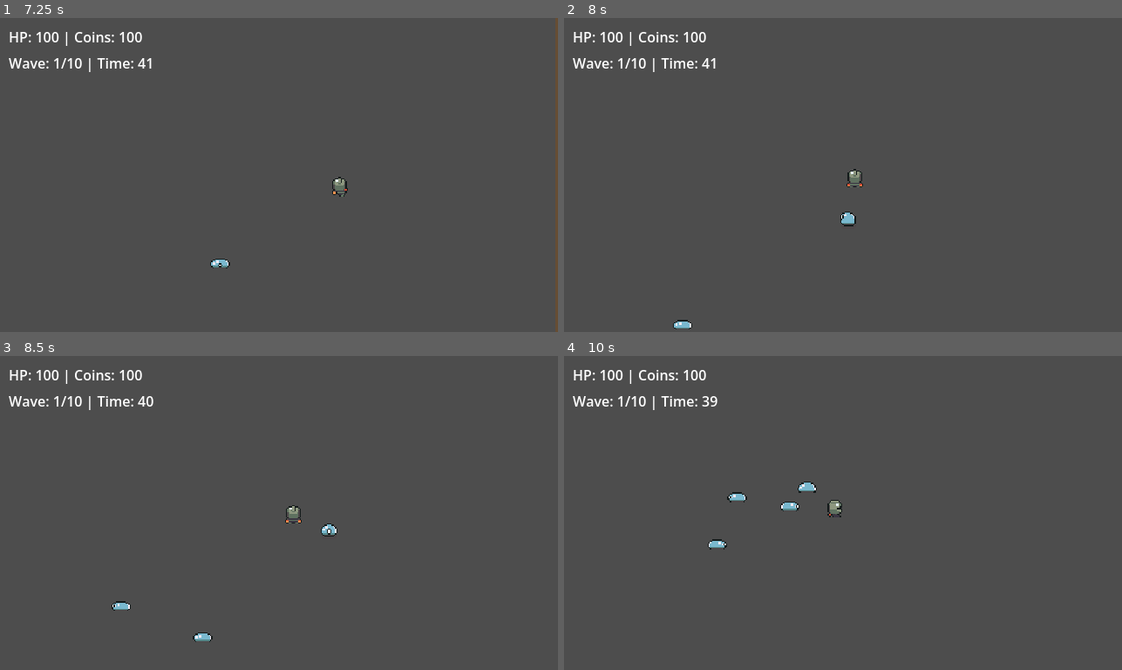
Above: before the commit, frames 1-4 (two rows, left to right).
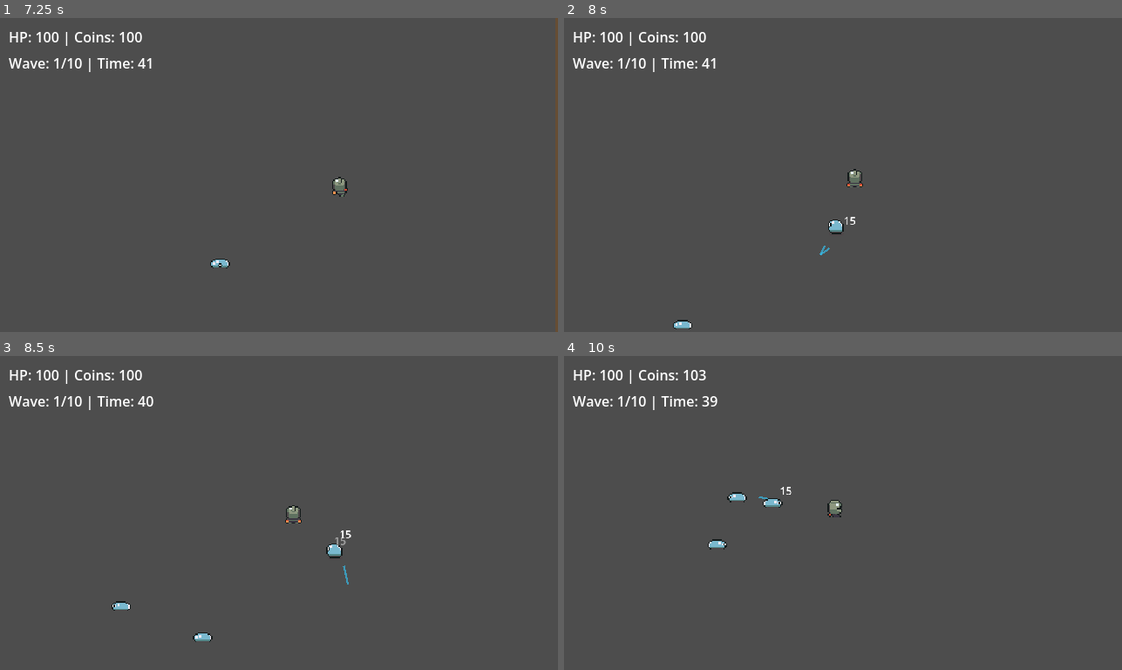
Above: after the commit, the same moments.

Repository: felang/utoland
Game: Godot game, scene res://scenes/ui/start_menu.tscn
Two runs of this game, one before a commit and one after it. Both use one fixed random seed, a clock stepped at 60 frames per second and the inputs below.
Inputs (mouse positions are in pixels of both pictures, inside the frame that each line leads up to):
- Up to frame 1 (7.25 s): click "Start Game" at 0.5 s; click "战士" at 1.25 s; click "回旋镖" at 2 s; click "森林地图" at 2.75 s; click "开始战斗" at 3.5 s; tap Enter at 4.25 s; move the mouse to (401, 159) at 4.27 s; hold D (move_right) 4.28-5.03 s; tap 1 at 4.35 s; click (401, 159) at 4.42 s; move the mouse to (167, 190) at 5.02 s; hold S (move_down) 5.03-5.78 s; tap 2 at 5.1 s; move the mouse to (334, 105) at 5.77 s; hold D (move_right) 5.78-6.53 s; tap 3 at 5.85 s; move the mouse to (251, 237) at 6.52 s; hold W (move_up) from 6.53 s (still down); tap 4 at 6.6 s; click (251, 237) at 6.67 s
- Up to frame 2 (8 s): move the mouse to (1010, 222) at 7.27 s; release W (move_up) at 7.28 s; hold A (move_left) from 7.28 s (still down); tap 1 at 7.35 s
- Up to frame 3 (8.5 s): keep holding A (move_left); move the mouse to (111, 465) at 8.02 s; tap 2 at 8.1 s
- Up to frame 4 (10 s): move the mouse to (870, 513) at 8.77 s; release A (move_left) at 8.78 s; hold S (move_down) 8.78-9.53 s; tap 3 at 8.85 s; click (870, 513) at 8.92 s; move the mouse to (759, 434) at 9.52 s; hold D (move_right) from 9.53 s (still down); tap 4 at 9.6 s

Frame 1 is identical in both runs. In frame 2, 0.2% of the frame differs, in the area x 45-53%, y 61-76%; in frame 3, 0.3%; in frame 4, 0.3%, in the area x 24-46%, y 4-50%.

Commit message:
fix: 修复武器不发射投射物及敌人碰撞空指针崩溃
- Weapon 基类新增 owner_node 属性，由 WeaponManager 在添加武器时注入
  Player 引用，修复子类 get_parent() 返回 WeaponManager(Node) 转型为
  Node2D 时得到 null 导致 fire() 提前返回的根本原因
- enemy.chase_player() 对 get_collider() 返回值增加空指针检查，
  防止碰撞体已释放时调用 is_in_group() 崩溃

Co-Authored-By: Claude Sonnet 4.6 <noreply@anthropic.com>

Diff:
--- a/scripts/entities/enemy.gd
+++ b/scripts/entities/enemy.gd
@@ -65,9 +65,10 @@
 
 		for i in get_slide_collision_count():
 			var collision = get_slide_collision(i)
-			if collision.get_collider().is_in_group("towers"):
+			var collider = collision.get_collider()
+			if collider and collider.is_in_group("towers"):
 				current_state = State.ATTACK_TOWER
-				target_tower = collision.get_collider()
+				target_tower = collider
 				velocity = Vector2.ZERO
 
 func attack_tower(_delta):
--- a/scripts/entities/weapons/boomerang_weapon.gd
+++ b/scripts/entities/weapons/boomerang_weapon.gd
@@ -3,7 +3,6 @@
 extends Weapon
 
 func fire(target: Node2D) -> void:
-	var owner_node: Node2D = get_parent() as Node2D
 	if not owner_node:
 		return
 	var final_damage: float = weapon_data.damage * GameData.player_stats.get("damage_mult", 1.0)
--- a/scripts/entities/weapons/bullet_weapon.gd
+++ b/scripts/entities/weapons/bullet_weapon.gd
@@ -3,7 +3,6 @@
 extends Weapon
 
 func fire(target: Node2D) -> void:
-	var owner_node: Node2D = get_parent() as Node2D
 	if not owner_node:
 		return
 	var final_damage: float = weapon_data.damage * GameData.player_stats.get("damage_mult", 1.0)
--- a/scripts/entities/weapons/laser_weapon.gd
+++ b/scripts/entities/weapons/laser_weapon.gd
@@ -3,7 +3,6 @@
 extends Weapon
 
 func fire(target: Node2D) -> void:
-	var owner_node: Node2D = get_parent() as Node2D
 	if not owner_node:
 		return
 	var final_damage: float = weapon_data.damage * GameData.player_stats.get("damage_mult", 1.0)
--- a/scripts/entities/weapons/weapon.gd
+++ b/scripts/entities/weapons/weapon.gd
@@ -4,6 +4,7 @@
 extends Node
 
 var weapon_data: WeaponData = null
+var owner_node: Node2D = null
 var _cooldown: float = 0.0
 
 func initialize(data: WeaponData) -> void:
--- a/scripts/entities/weapons/weapon_manager.gd
+++ b/scripts/entities/weapons/weapon_manager.gd
@@ -17,6 +17,7 @@
 	if not weapon:
 		return
 	weapon.initialize(data)
+	weapon.owner_node = get_parent() as Node2D
 	add_child(weapon)
 	_weapons.append(weapon)
 
